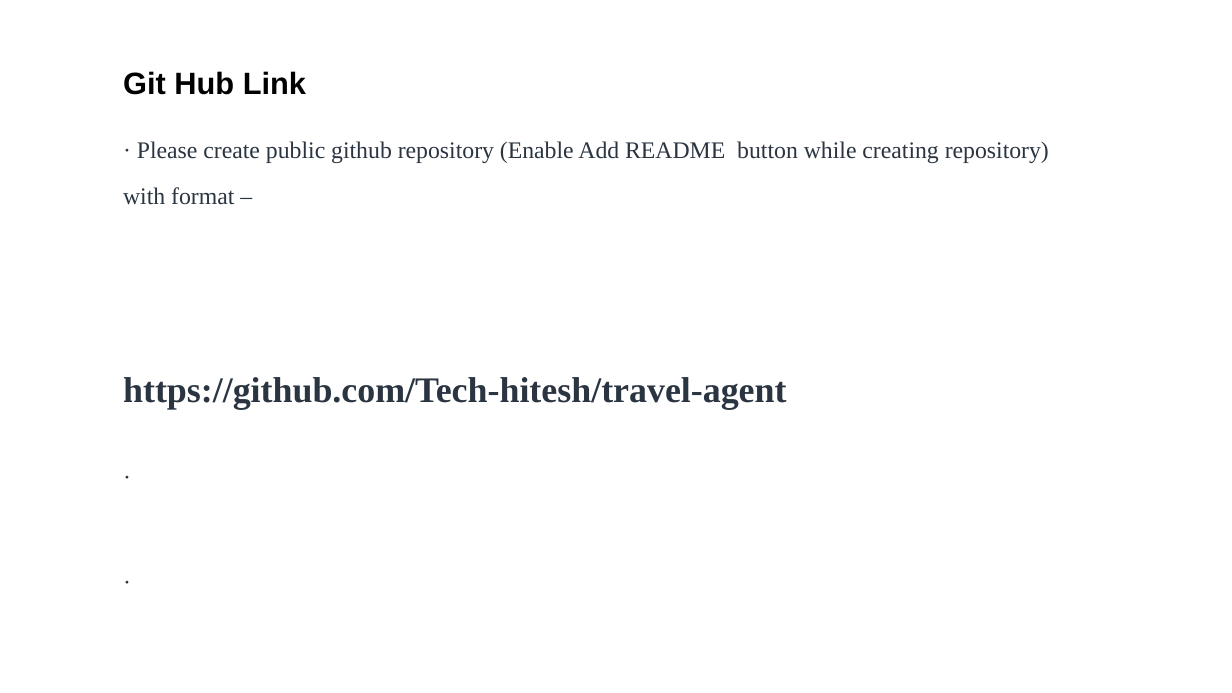
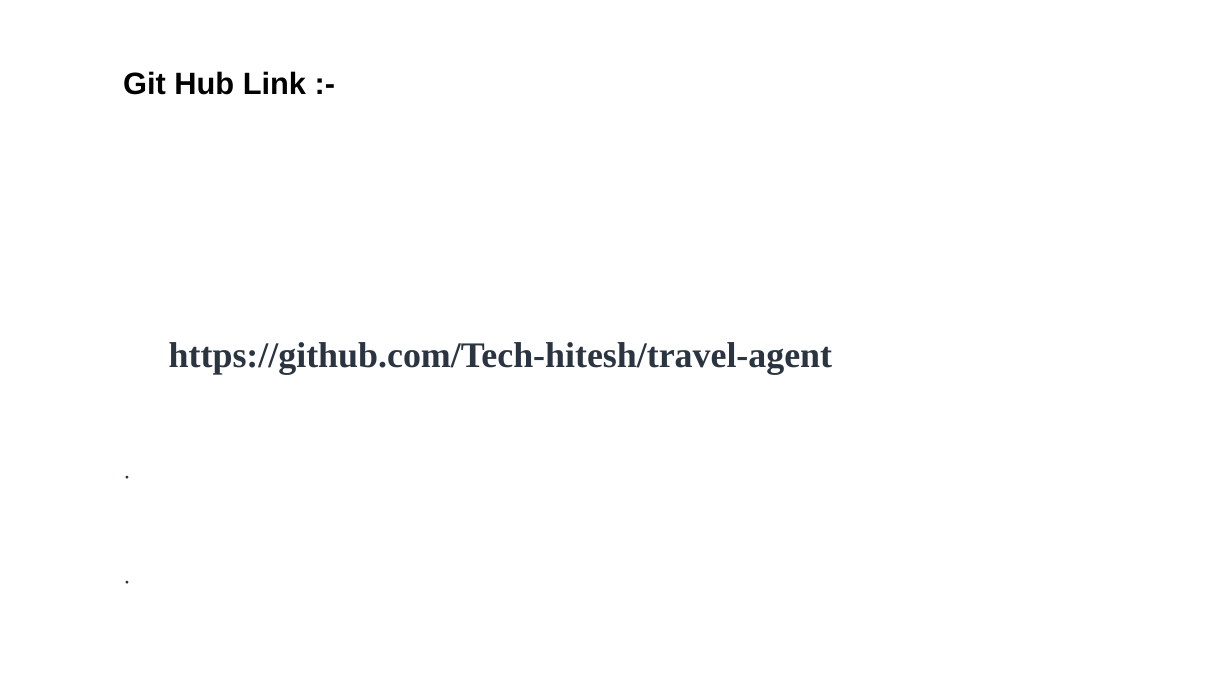
Before and after one commit to Tech-hitesh/travel-agent, a slide deck: slide 18 of AICTE_HITESH_TRAVEL_AGENT_PROJECT.pptx (slide 16 before the commit). Drawn at 1232x693 pixels with LibreOffice and Linux fonts; fonts in the diff are those of the drawing. Boxes give left, top, right and bottom in pixels: in the first picture for what was removed or moved away, otherwise in the second. Text is boxed around its words. In the diff, an @@ line names an element or a change of style, - is before the commit and + after.

Commit message:
travel planner ppt

```diff
--- a/AICTE_HITESH_TRAVEL_AGENT_PROJECT.pptx
+++ b/AICTE_HITESH_TRAVEL_AGENT_PROJECT.pptx
@@ text "https://github.com/Tech-hitesh/travel-agent": place and size @@
-text "https://github.com/Tech-hitesh/travel-agent" at box(123, 377, 786, 409)
+text "https://github.com/Tech-hitesh/travel-agent" at box(169, 342, 832, 375)
@@ text "https://github.com/Tech-hitesh/travel-agent" at box(169, 342, 832, 375): alignment left to centre; vertical alignment top to middle @@
@@ text removed at box(123, 141, 1049, 205) @@
-· Please create public github repository (Enable Add README button while creating repository) with format –
```
Also in this commit, not shown: 3 other slides changed, 2 slides added.
